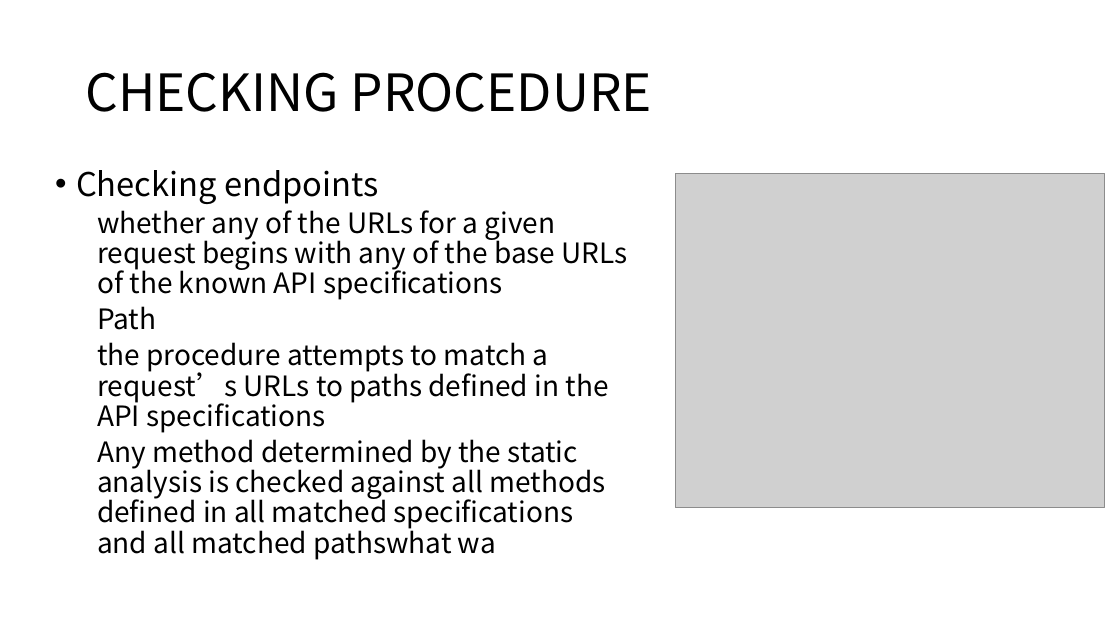
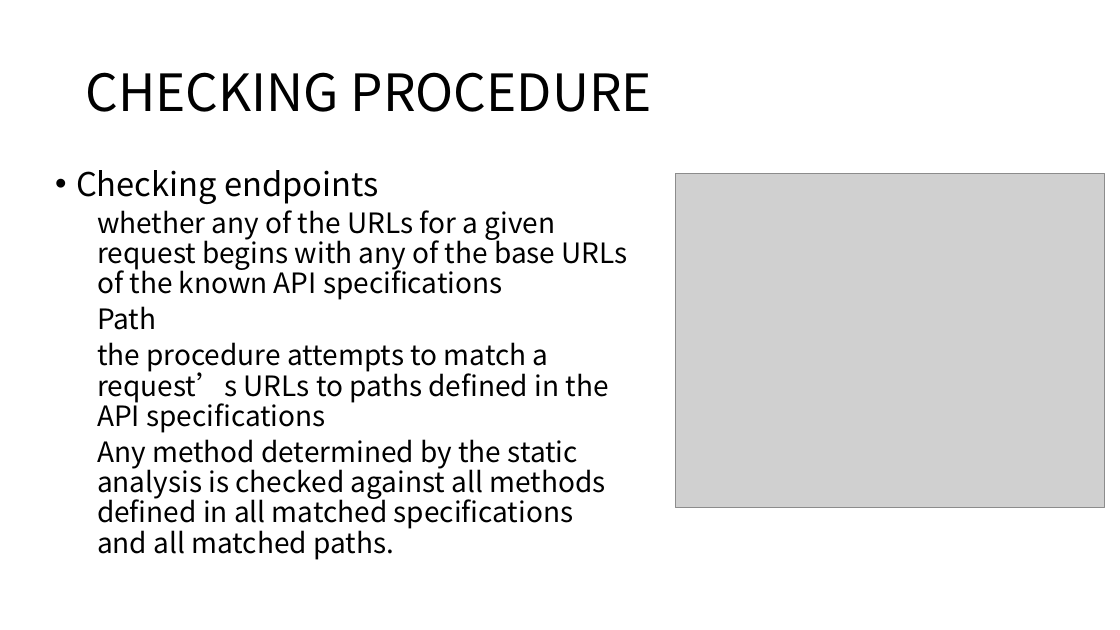
Before and after one commit to suliuzh/papers, a slide deck: slide 6 of 大组会en.pptx. Drawn at 1120x630 pixels with LibreOffice and Linux fonts; fonts in the diff are those of the drawing; grey boxes stand for pictures. Boxes give left, top, right and bottom in pixels: in the first picture for what was removed or moved away, otherwise in the second. Text is boxed around its words. In the diff, an @@ line names an element or a change of style, - is before the commit and + after.

```diff
--- a/大组会en.pptx
+++ b/大组会en.pptx
@@ text at bbox=[97, 439, 605, 560]: text changed @@
-  Any method determined by the static analysis is checked against all methods defined in all matched specifications and all matched pathswhat wa
+  Any method determined by the static analysis is checked against all methods defined in all matched specifications and all matched paths.
```
Also in this commit, not shown: 11 other slides changed, 1 slide added, 1 slide removed, 2 other files.
